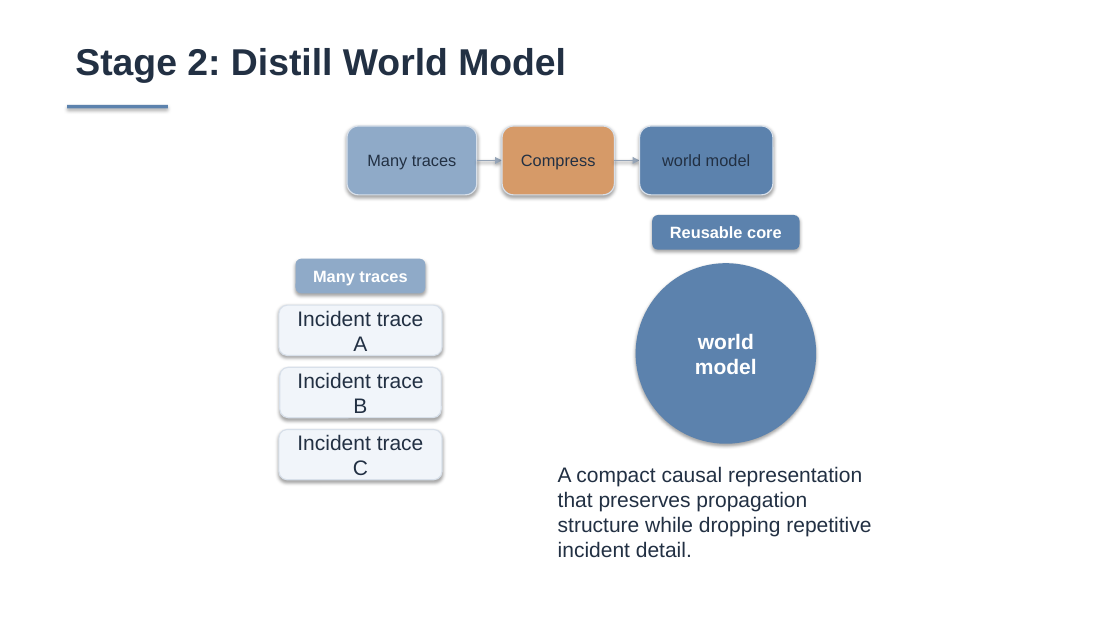
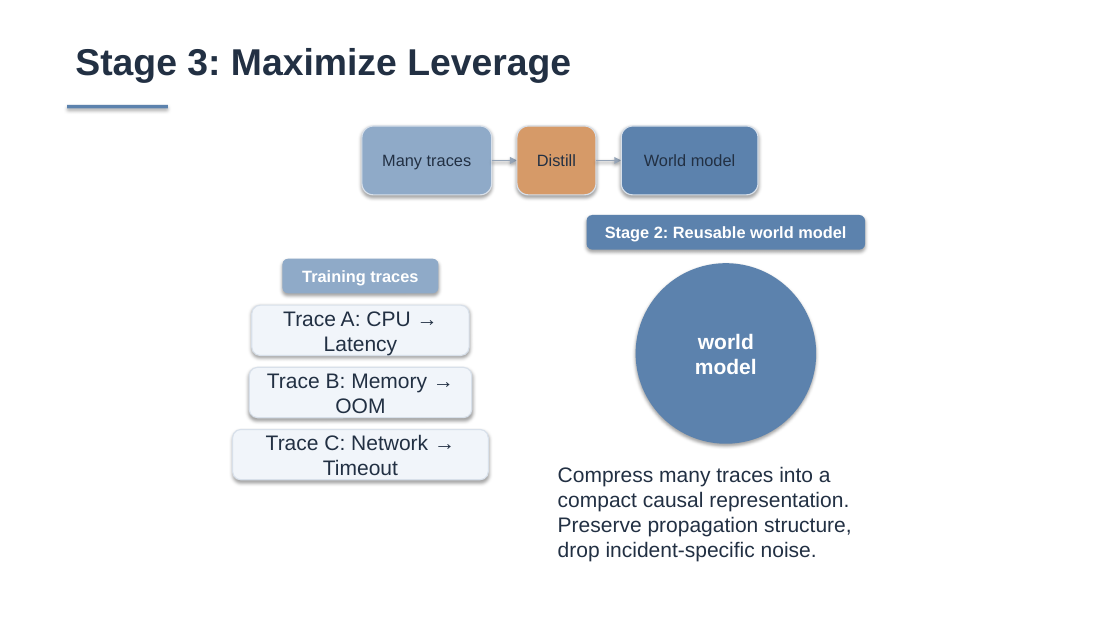
Before and after one commit to Lincyaw/paperops, a slide deck: slide 17 of examples/self-intro/diagnostic_world_model.pptx. Drawn at 1120x630 pixels with LibreOffice and Linux fonts; fonts in the diff are those of the drawing. Boxes give left, top, right and bottom in pixels: in the first picture for what was removed or moved away, otherwise in the second. Text is boxed around its words. In the diff, an @@ line names an element or a change of style, - is before the commit and + after.

```diff
--- a/examples/self-intro/diagnostic_world_model.pptx
+++ b/examples/self-intro/diagnostic_world_model.pptx
@@ text at <box>75,48,571,82</box>: text changed @@
-Stage 2: Distill World Model
+Stage 3: Maximize Leverage
@@ rounded rectangle "Many traces": place and size @@
-rounded rectangle "Many traces" at <box>347,126,477,195</box>
+rounded rectangle "Many traces" at <box>362,126,492,195</box>
@@ rounded rectangle "Distill": place and size @@
-rounded rectangle "Distill" at <box>502,126,615,195</box>
+rounded rectangle "Distill" at <box>517,126,596,195</box>
@@ rounded rectangle "World model": place and size @@
-rounded rectangle "World model" at <box>639,126,773,195</box>
+rounded rectangle "World model" at <box>622,126,759,195</box>
@@ arrow moved from (477, 160) - (502, 160) to (492, 160) - (517, 160) @@
@@ text in rounded rectangle at <box>537,154,576,166</box>: text changed @@
-Compress
+Distill
@@ arrow moved from (614, 160) - (639, 160) to (597, 160) - (622, 160) @@
@@ text in rounded rectangle at <box>644,154,736,166</box>: text changed @@
-world model
+World model
@@ rounded rectangle "Stage 2: Reusable world model": place and size @@
-rounded rectangle "Stage 2: Reusable world model" at <box>652,215,799,250</box>
+rounded rectangle "Stage 2: Reusable world model" at <box>586,215,865,250</box>
@@ text in rounded rectangle at <box>605,226,846,242</box>: text changed @@
-Reusable core
+Stage 2: Reusable world model
@@ rounded rectangle "Training traces": place and size @@
-rounded rectangle "Training traces" at <box>296,259,426,293</box>
+rounded rectangle "Training traces" at <box>282,259,439,293</box>
@@ text in rounded rectangle at <box>302,270,418,286</box>: text changed @@
-Many traces
+Training traces
@@ rounded rectangle "Trace A: CPU → Latency": place and size @@
-rounded rectangle "Trace A: CPU → Latency" at <box>279,305,442,355</box>
+rounded rectangle "Trace A: CPU → Latency" at <box>252,305,470,355</box>
@@ text in rounded rectangle at <box>283,311,410,355</box>: text changed @@
-Incident trace A
+Trace A: CPU → Latency
@@ rounded rectangle "Trace B: Memory → OOM": place and size @@
-rounded rectangle "Trace B: Memory → OOM" at <box>280,367,441,418</box>
+rounded rectangle "Trace B: Memory → OOM" at <box>250,367,472,418</box>
@@ text in rounded rectangle at <box>267,373,427,413</box>: text changed @@
-Incident trace B
+Trace B: Memory → OOM
@@ rounded rectangle "Trace C: Network → Timeout": place and size @@
-rounded rectangle "Trace C: Network → Timeout" at <box>279,429,442,480</box>
+rounded rectangle "Trace C: Network → Timeout" at <box>233,429,489,480</box>
@@ text in rounded rectangle at <box>266,434,428,475</box>: text changed @@
-Incident trace C
+Trace C: Network → Timeout
@@ text at <box>558,466,851,562</box>: text changed @@
-A compact causal representation that preserves propagation structure while dropping repetitive incident detail.
+Compress many traces into a compact causal representation. Preserve propagation structure, drop incident-specific noise.
```
Also in this commit, not shown: 7 other slides changed, 6 slides added, 7 slides removed, 1 other file.
